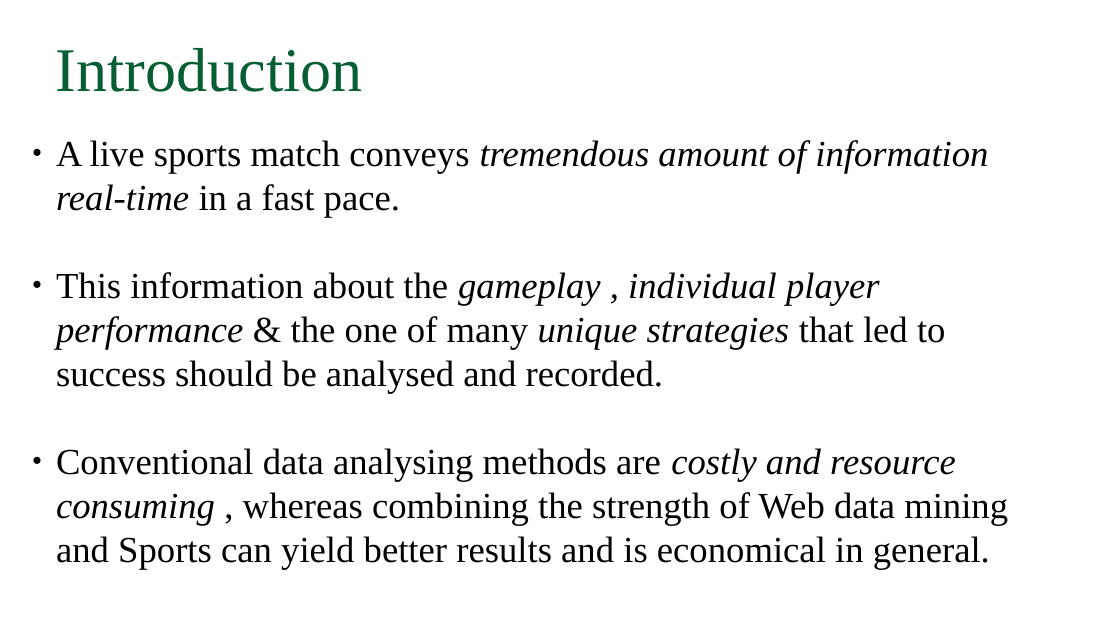
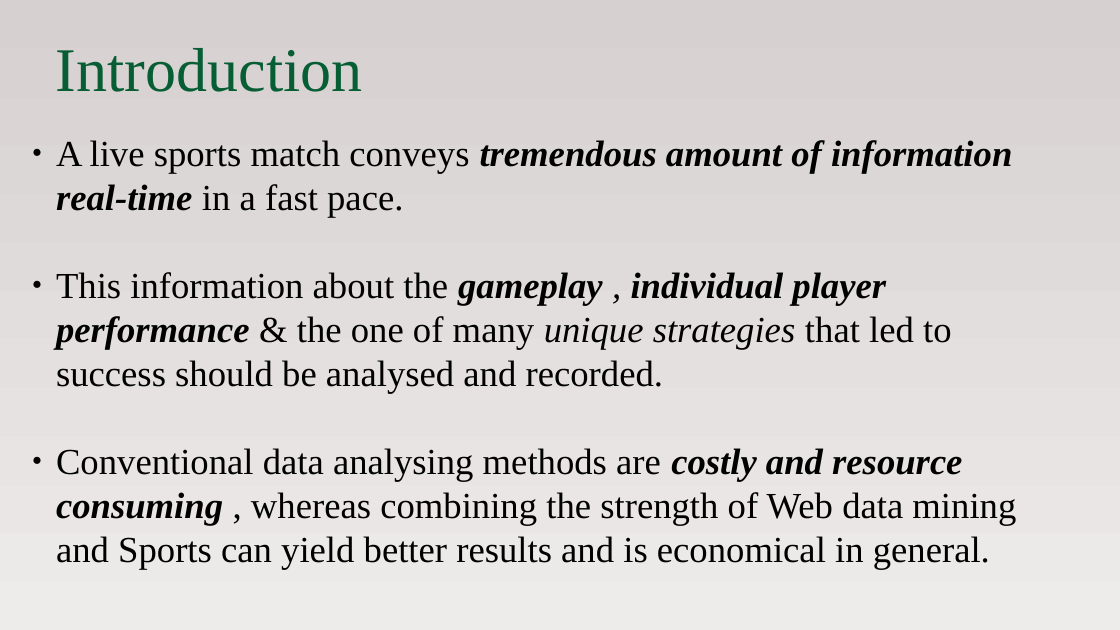
Before and after one commit to alfinwilliam/Sports-Match-Analysis-using-Social-Media-Mining, a slide deck: slide 3 of docs/projectppt.odp. Drawn at 1120x630 pixels with LibreOffice and Linux fonts; fonts in the diff are those of the drawing. Boxes give left, top, right and bottom in pixels: in the first picture for what was removed or moved away, otherwise in the second. Text is boxed around its words. In the diff, an @@ line names an element or a change of style, - is before the commit and + after.

```diff
--- a/docs/projectppt.odp
+++ b/docs/projectppt.odp
@@ background #FFFFFF to gradient #D6D0D0 to #EEEBEB @@
@@ subtitle "A live sports match conveys ..." at bbox=[56, 140, 1016, 570]: bold on in "tremendous amount of information real-time", "gameplay individual player performance", "costly and resource consuming" @@
```
Also in this commit, not shown: 14 other slides changed, 13 slides added, 6 slides removed.
